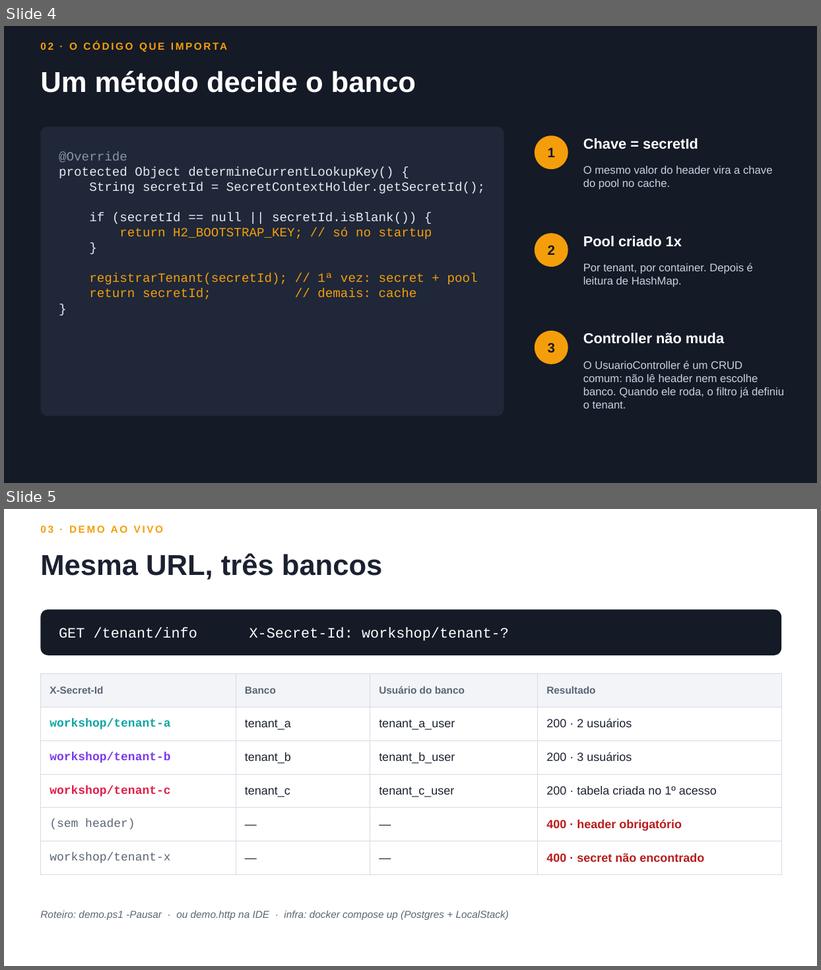
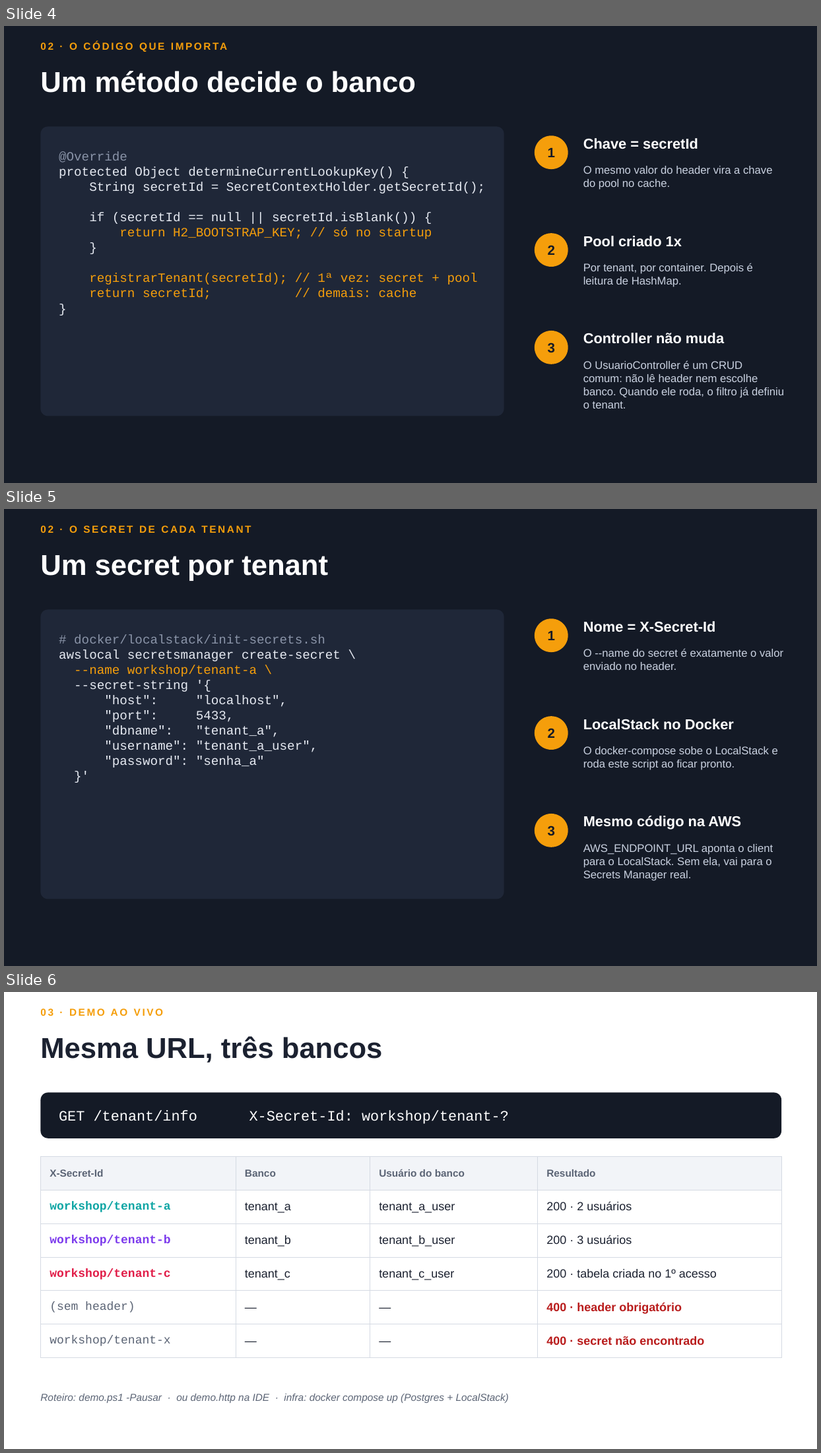
Before and after one commit to Clamant96/lambda-multitenant, a slide deck: docs/lambda-multitenant-workshop-apresentação-final.pptx. Shown one above the other, each under a label of ours: slides 4 and 5 before the commit, slides 4, 5 and 6 after it. The pictures are 821x970 and 821x1453 pixels, drawn with LibreOffice and Linux fonts; fonts in the diff are those of the drawing. Boxes give left, top, right and bottom in pixels: in the first picture for what was removed or moved away, otherwise in the second. Text is boxed around its words. In the diff, an @@ line names an element or a change of style, - is before the commit and + after.

```diff
--- a/docs/lambda-multitenant-workshop-apresentação-final.pptx
+++ b/docs/lambda-multitenant-workshop-apresentação-final.pptx
@@ slide 5 added at [4,509,817,966], background #141A26 @@
@@ text added at [40,525,251,533], 12 pt, text #F59E0B, bold @@
+02 · O SECRET DE CADA TENANT
@@ text added at [40,555,328,581], 34 pt, text #FFFFFF, bold @@
+Um secret por tenant
@@ rounded rectangle added at [40,609,504,900], fill #1F2738 @@
@@ ellipse added at [535,619,568,652], fill #F59E0B @@
@@ text added at [583,621,715,632], 17 pt, text #FFFFFF, bold @@
+Nome = X-Secret-Id
@@ text added at [59,634,341,768], 15 pt, text #E6EAF2 @@
+# docker/localstack/init-secrets.sh
+awslocal secretsmanager create-secret \
+--name workshop/tenant-a \
+--secret-string '{
+"host": "localhost",
+"port": 5433,
+"dbname": "tenant_a",
+"username": "tenant_a_user",
+"password": "senha_a"
+}'
@@ text added at [548,631,555,640], 16 pt, text #141A26, bold @@
+1
@@ text added at [583,648,783,670], 13 pt, text #C9D1E0 @@
+O --name do secret é exatamente o valor enviado no header.
@@ ellipse added at [535,716,568,750], fill #F59E0B @@
@@ text added at [583,719,734,730], 17 pt, text #FFFFFF, bold @@
+LocalStack no Docker
@@ text added at [548,728,555,738], 16 pt, text #141A26, bold @@
+2
@@ text added at [583,747,778,770], 13 pt, text #C9D1E0 @@
+O docker-compose sobe o LocalStack e roda este script ao ficar pronto.
@@ ellipse added at [535,814,568,848], fill #F59E0B @@
@@ text added at [583,816,741,830], 17 pt, text #FFFFFF, bold @@
+Mesmo código na AWS
@@ text added at [548,826,555,836], 16 pt, text #141A26, bold @@
+3
@@ text added at [583,844,773,881], 13 pt, text #C9D1E0 @@
+AWS_ENDPOINT_URL aponta o client para o LocalStack. Sem ela, vai para o Secrets Manager real.
@@ what was slide 5 is now slide 6 @@
```
